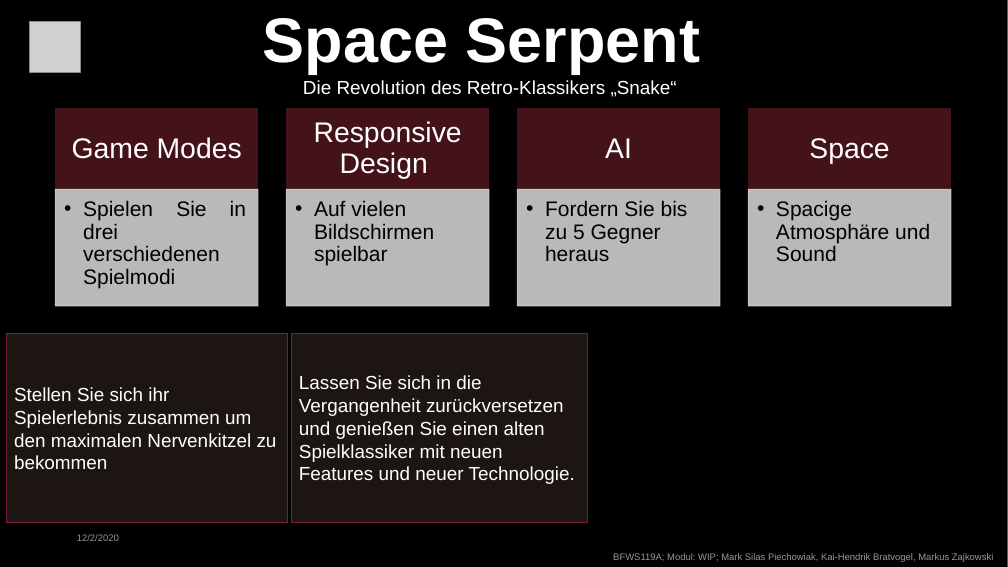
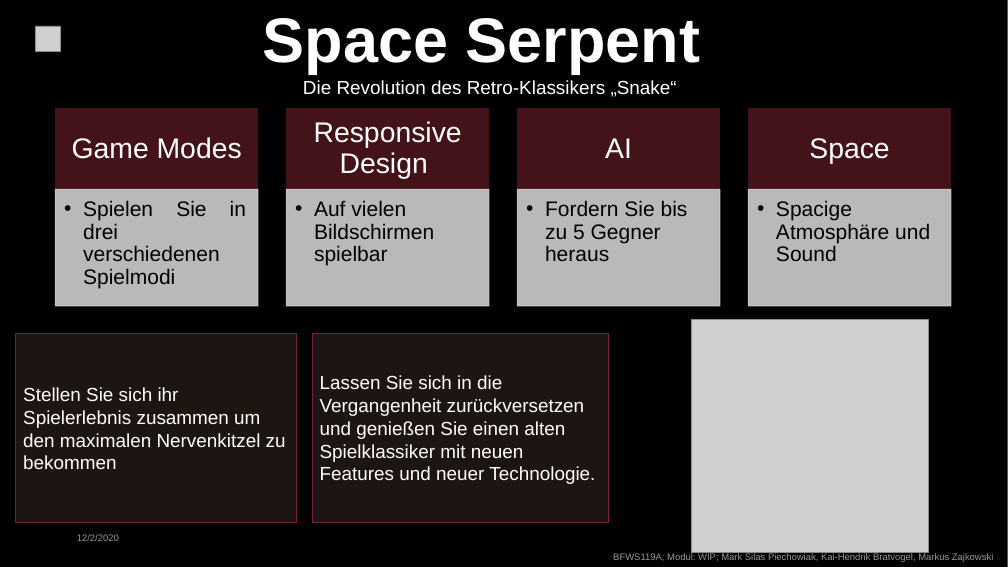
Before and after one commit to Themishau/WIP_Projekt, a slide deck: slide 1 of documents/PitchSlide_1_0.pptx. Drawn at 1008x567 pixels with LibreOffice and Linux fonts; fonts in the diff are those of the drawing; grey boxes stand for pictures; background and template pictures are left out. Boxes give left, top, right and bottom in pixels: in the first picture for what was removed or moved away, otherwise in the second. Text is boxed around its words. In the diff, an @@ line names an element or a change of style, - is before the commit and + after.

```diff
--- a/documents/PitchSlide_1_0.pptx
+++ b/documents/PitchSlide_1_0.pptx
@@ picture: place and size @@
-picture at (29, 22, 80, 73)
+picture at (35, 26, 60, 51)
@@ picture added at (692, 319, 929, 552) @@
@@ rectangle "Stellen Sie sich ihr Spielerlebnis ...": place and size @@
-rectangle "Stellen Sie sich ihr Spielerlebnis ..." at (7, 333, 287, 523)
+rectangle "Stellen Sie sich ihr Spielerlebnis ..." at (16, 333, 296, 523)
@@ rectangle "Lassen Sie sich in die ...": place and size @@
-rectangle "Lassen Sie sich in die ..." at (292, 333, 588, 523)
+rectangle "Lassen Sie sich in die ..." at (312, 333, 609, 523)
```
Also in this commit, not shown: 3 other files.
